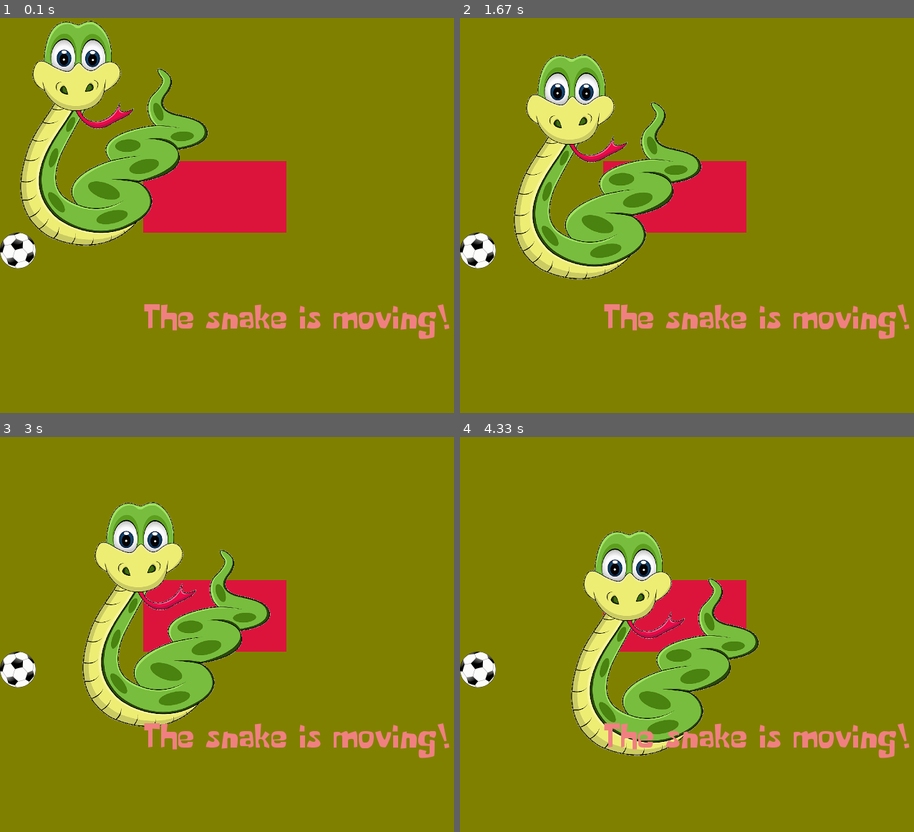
Above: before the commit, frames 1-4 (two rows, left to right).
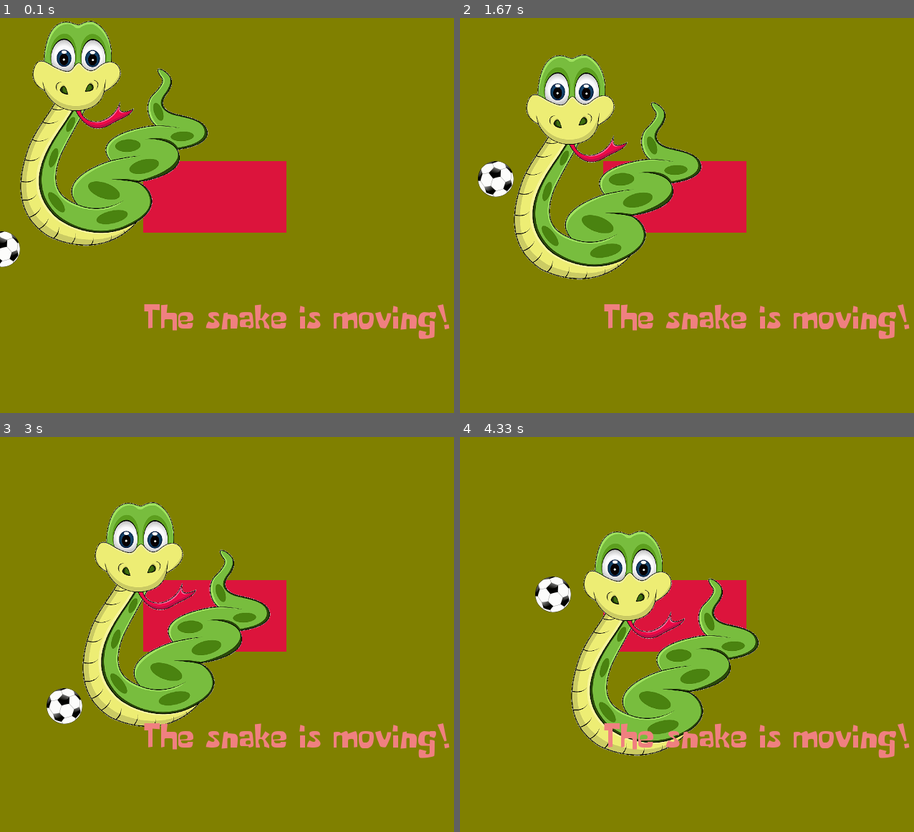
Above: after the commit, the same moments.

Repository: bitjungle/PygameTemplate
Game: pygame game, started from pygame-template.py
The game is run twice, just before and just after one commit, with the same random seed, the same clock (stepped at 60 frames per second) and the same inputs.
Inputs:
- Up to frame 1 (0.1 s): no input
- Up to frame 2 (1.67 s): no input
- Up to frame 3 (3 s): no input
- Up to frame 4 (4.33 s): no input

The runs differ from the first frame. In frame 1, 0.5% of the frame differs, in the area x 0-8%, y 53-64%; in frame 2, 1.1%, in the area x 0-12%, y 36-64%; in frame 3, 1.1%; in frame 4, 1.1%.

Commit message:
moving objects stays within window boundaries

Diff:
--- a/pygame-template.py
+++ b/pygame-template.py
@@ -51,7 +51,8 @@
                             fill=color.crimson)
 
 running = True # The program will run as long as this variable is true
-
+ball_x = 0
+ball_x_direction = 1
 
 # Main loop ------------------------------------------------------------
 while running:
@@ -63,6 +64,16 @@
     screen.fill(SCREEN_BG_COLOR)
 
     snake.move() # Moving the snake using the given offset pixels
+    if snake.rect.top + snake.rect.height > DISPLAY_HEIGHT or snake.rect.top < 0:
+        snake.flip_dy()
+    if snake.rect.left + snake.rect.width > DISPLAY_WIDTH or snake.rect.left < 0:
+        snake.flip_dx()
+
+    ball_x += ball_x_direction # Moving the ball
+    ball_y = 300 + 100*math.sin(ball_x*(1/(4*math.pi)))
+    ball.move_to(x=ball_x, y=ball_y)
+    if ball.rect.left + ball.rect.width > DISPLAY_WIDTH or ball_x < 0:
+        ball_x_direction *= -1 # Flip the ball x direction
 
     # Refreshing the screen --------------------------------------------
     # https://www.pygame.org/docs/ref/surface.html#pygame.Surface.blit
--- a/pygame_template_objects.py
+++ b/pygame_template_objects.py
@@ -57,9 +57,16 @@
         # TODO groupcollide spritecollide
         return self.rect.colliderect(rect)
 
-    def move(self):
+    def move(self, **kwargs):
         '''Move the object by dx and dy'''
+        if kwargs.get('dx', None): self.dx = kwargs.get('dx')
+        if kwargs.get('dy', None): self.dy = kwargs.get('dy')
         self.rect = self.rect.move((self.dx, self.dy))
+
+    def move_to(self, **kwargs):
+        '''Move the object to x and y'''
+        if kwargs.get('x', None): self.rect.centerx = kwargs.get('x')
+        if kwargs.get('y', None): self.rect.centery = kwargs.get('y')
 
     def flip_dx(self):
         '''Flip the dx value'''
